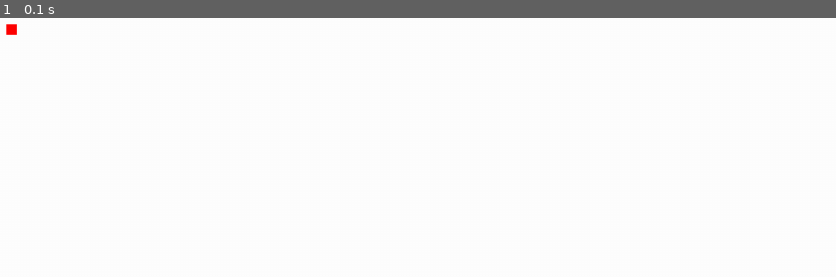
Above: before the commit, frame 1.
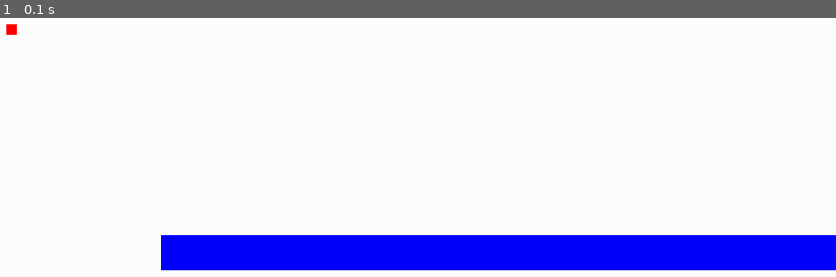
Above: after the commit, the same moment.

Repository: Teedu/Warehouse_Getaway
Game: pygame game, started from Pygame_basic2.py
Same seed, same stepped clock (60 frames per second), same inputs: the game is played once before the commit and once after it.
Inputs:
- Up to frame 1 (0.1 s): no input

The runs differ from the first frame. In frame 1, 11% of the frame differs, in the area x 19-100%, y 83-98%.

Commit message:
Update Pygame_basic2.py

Diff:
--- a/Pygame_basic2.py
+++ b/Pygame_basic2.py
@@ -2,92 +2,96 @@
 
 class Ruut(pygame.sprite.Sprite):
 
-    def __init__(self, x, y): # alustab ekraani keskel
+    def __init__(self, x, y):
 
         super().__init__()
 
-        pygame.sprite.Sprite.__init__(self)
+        pygame.sprite.Sprite.__init__(self) #
 
-        self.image = pygame.Surface([15, 15])
-        self.image.fill([255,0,0])
+        self.image = pygame.Surface([15, 15]) #loob selle kujutise
+        self.image.fill([255,0,0]) #teeb selle punaseks
 
-        self.rect = self.image.get_rect()
-        self.rect.y = y
+        self.rect = self.image.get_rect() #moodustab sellest ristküliku
+        self.rect.y = y  #külgede väärtused
         self.rect.x = x
 
-        self.kiirus_x = 0
+        self.kiirus_x = 0 #seda pole vaja vist sest kiirus on teises funktsioonis
         self.seinad = None
 
     def tp(self):
-        if self.x <20:
-            self.x = 20
-        if self.x >sx-20:
-            self.x = sx-20
-        if self.y > sy-20:
-            self.y = sy-20
+        if self.rect.x <20:
+            self.rect.x = 20
+        if self.rect.x >sx-20:
+            self.rect.x = sx-20
+        if self.rect.y > sy-20:
+            self.rect.y = sy-20
 
     def update(self,VX,VY, seinad):
-        self.x += VX # liikumine
-        self.y += VY
+        self.rect.x += VX # liikumine
+        self.rect.y += VY
         if jump != False: # hüppamine põrandal tööab
             VY=0
 
         #Seina puudutamise osa
 
         #paremale vasakule
-        self.rect.x += self.x
+        self.rect.x += self.rect.x
 
         seina_list = pygame.sprite.spritecollide(self, self.seinad, False)
         for sein in seina_list:
-            if self.x > sx/2:
-                self.rect.right = sein.rect.left
+            if self.rect.x > sx/2:
+                self.rect.right = sein.rect.left #kui ruut puudutab paremaküljega seina siis annab ruudule seina vasakupoole kodinaadid ehk ei saa läbi minna
             else:
-                self.rect.left = sein.rect.right
+                self.rect.left = sein.rect.right #sama aga teistpid
 
         #Üles ALLA
-        self.rect.y += self.y
+        self.rect.y += self.rect.y
 
         seina_list = pygame.sprite.spritecollide(self, self.seinad, False)
         for sein in seina_list:
-            if self.y > sy/2:
-                self.rect.bottom = sein.rect.top
+            if self.rect.y > sy/2:
+                self.rect.bottom = sein.rect.top #sama aga y suunas
             else:
                 self.rect.top = sein.rect.bottom
 
 class Sein(pygame.sprite.Sprite):
 
-    def __init__(self, x, y, width, heigth): # alustab ekraani keskel
+    def __init__(self, x, y, width, heigth):
 
-        pygame.sprite.Sprite.__init__(self)
+        pygame.sprite.Sprite.__init__(self) #teeb sprite-i
 
         self.image = pygame.Surface([width, heigth])
         self.image.fill([0,0,255])
 
-        self.rect = self.image.get_rect()
+        self.rect = self.image.get_rect() #sama mis ruuduga
         self.rect.x = x
         self.rect.y = y
 
 pygame.init()
 
 aknaSuurus = pygame.display.Info()
-sx = aknaSuurus.current_w # akna suurus x
-sy = aknaSuurus.current_h # akna suurus y
+sx = aknaSuurus.current_w # akna suurus x vastavalt monitorile
+sy = aknaSuurus.current_h # akna suurus y vastavalt monitorile
 
 #aken = pygame.display.set_mode([sx,sy])
-aken = pygame.display.set_mode((0, 0), pygame.FULLSCREEN)
+aken = pygame.display.set_mode((0, 0), pygame.FULLSCREEN) #kuvab mängu täisekraanil
 
 VX=0
 VY=0
 XL=5
 
-sprite_list = pygame.sprite.Group()
+sprite_list = pygame.sprite.Group() #paneb listi sprite groupi
 seina_list = pygame.sprite.Group()
 
-sein = Sein(760,1000,1000,50)
+sein = Sein(760,1000,1000,50) #Loome seina selliste atribuutidega
+seina_list.add(sein)     #SEin lisatakse listi
+sprite_list.add(sein)     #Spritelisti ka
+
+sein = Sein(320,400,1000,50)
 seina_list.add(sein)
 sprite_list.add(sein)
 
-tüüp = Ruut(100, 100)
+tüüp = Ruut(100, 100) #Loob ruudu mille nimi on tüüp
 tüüp.seinad = seina_list
 
 sprite_list.add(tüüp)
@@ -118,10 +122,10 @@
 
 
     VY += 1 # gravitatsioon
-    #sprite_list.update(VX, VY, seina_list)                                              <=================
+    #sprite_list.update(VX, VY, seina_list)                                             # <=================
     #tüüp.tp()                                                                           <=================
     aken.fill([255,255,255])
-    sprite_list.draw(aken)
+    sprite_list.draw(aken) #joonistab spritid
     pygame.display.flip()
     pygame.time.delay(17)
 
